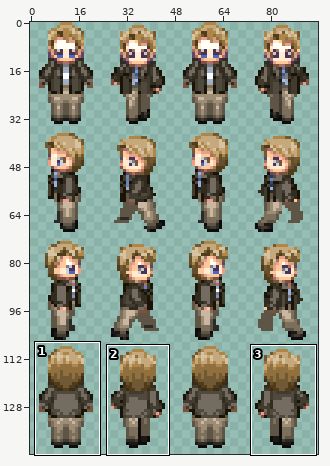
Sprite sheet: android/assets/steverogers.png. Above: a wide view before the commit, with the close-up outlined.
Close-up. Before the edit:
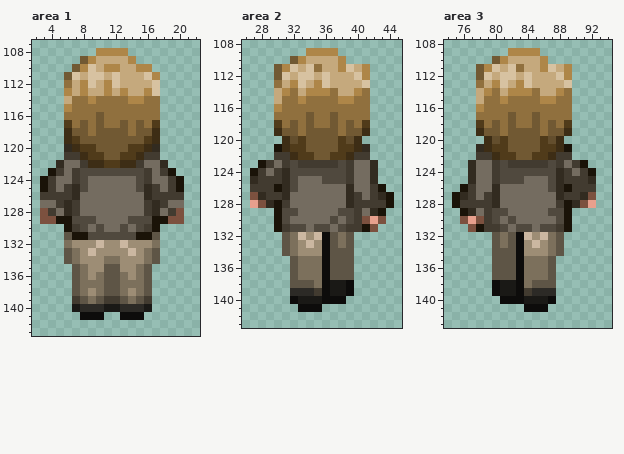
The file is 96x144 pixels. Colours within 5 levels of each other are drawn and written as one. Shown: area 1: x 2..22, y 107..143; area 2: x 26..45, y 108..143; area 3: x 74..94, y 108..143. The commit also changed other parts of the picture, which this record leaves out.
Once edited:
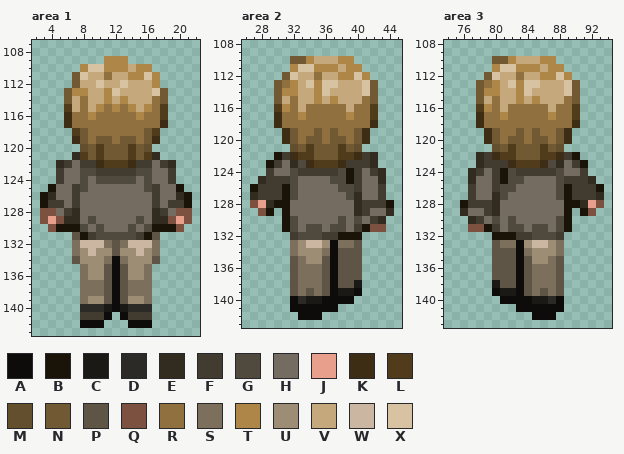
Palette (. is transparent): A #0d0c0b  B #1a1308  C #1a1916  D #2c2a26  E #322b20  F #423b30  G #50493e  H #746c60  J #e8a08d  K #3d2d15  L #503b1a  M #634e2d  N #715933  P #5e5546  Q #7c513f  R #90703e  S #7c705c  T #ae8648  U #9d8d75  V #c5a97d  W #cbb7a1  X #d7c2a1
From old to new:
--- area 1
@@ x 2..22 @@
 107 .....................
-108 ........TTTT.........
-109 ......NTVVVVT........
-110 .....NTXVTTVVTT......
-111 ....NXVXXVXVVVXT.....
-112 ....RVTXVTXVVVVX.....
-113 ....TVTVVTVTVVTX.....
-114 ....VRRTRRRRTTRR.....
-115 ....TRRRRRRRRRRR.....
-116 ....RRRRNRRRRRRR.....
-117 ....LRNRNRRNRNRL.....
-118 ....KNNRNNNNRNNK.....
-119 ....KLNNNNNNNNLK.....
-120 ....EKLLNNNNLLKE.....
-121 ....FFKLLNNLLKFF.....
-122 ...EHHFKKLLKKFHHE....
-123 ..BFHFGGGGGGGGFHFB...
-124 .BFHHFGHHHHHHGFHHFB..
-125 .BFHFEGHHHHHHGEFHFB..
-126 .FFFFEHHHHHHHHEFFFF..
-127 .HHFEFHHHHHHHHFEFHH..
-128 .QFHEFHHHHHHHHFEHFQ..
-129 .QQBBGGGHHHHGGGBBQQ..
-130 ....BFGHGHHGHGFB.....
-131 ....PBBGGGGGGBBP.....
-132 ....SUUUWUUWUUUS.....
-133 ....PSUWUUUUWUSP.....
-134 ....PSUUUSSUUUSP.....
-135 .....PSUUPPUUSP......
-136 .....PSUSPPSUSP......
-137 .....PSSSPPSSSP......
-138 .....PSUSPPSUSP......
-139 .....FPSPFFPSPF......
-140 .....CDDDCCDDDC......
-141 ......AAA..AAA.......
-142 .....................
+108 .....................
+109 .........TTT.........
+110 ......TXXTTTVTT......
+111 .....NXVVRVVTTXT.....
+112 .....NVVXVVXVVVT.....
+113 ....NTTVVTXVVVVXN....
+114 ....NVRVVTVTVVVRN....
+115 ....LVRVTRTRTVTRL....
+116 ....KRRTRRRRRTRRL....
+117 ....KRRRRRRRRRRRK....
+118 .....LNRRRRRRRNL.....
+119 .....KNRNNRNNRNK.....
+120 ......MNLNNNLNM......
+121 .....ELNLNNNLNLE.....
+122 ...EFHFFKLLLKFFHFE...
+123 ...FHHGGFFFFFGGHHF...
+124 ...FHHGHGGGGGHGHHF...
+125 ..BHHFGHHHHHHHGFHHB..
+126 .BEHHFHHHHHHHHHFHHEB.
+127 .BFFHFHHHHHHHHHFHFFB.
+128 .QQHFEHHHHHHHHHEFHQQ.
+129 .QJQEEHGHHHHHGHEEQJQ.
+130 ..QBBBGHGHHHGHGBBBQ..
+131 .....PBFGGGGGFBP.....
+132 .....SWWWSPSWWWS.....
+133 .....SUWUUPUUWUS.....
+134 .....PUUUSASUUUP.....
+135 ......SUUPAPUUS......
+136 ......SUUPAPUUS......
+137 ......SSSPAPSSS......
+138 ......SSSPAPSSS......
+139 ......SUUPAPUUS......
+140 ......DDDCACDDD......
+141 ......FFFA.AFFF......
+142 ......AAA...AAA......
 143 .....................
--- area 2
@@ x 26..45 @@
 108 ....................
-109 ........TTTT........
-110 ......NTVVVVT.......
-111 ....NTXVXRVVTXVT....
-112 ....NXVXXVXVVVXT....
-113 ....RVTXVTXVVVVX....
-114 ....VTRVTTTRVVTR....
-115 ....VRRTRRRRTTRR....
-116 ....TRRRRRRRRRRR....
-117 ....RRRRNRRNRRRR....
-118 ....LRNRNRRNRNRL....
-119 ....KNNRNNNNRNNK....
-120 .....KMLNNNNLMK.....
-121 ....BKLLNNNNLLKE....
-122 ....FFKLLNNLLKFF....
-123 ..BFHFGFFFFFGFHHE...
-124 .BFHFEGGGGGGGFHHE...
-125 .EFFFEGHHHGGGFHHE...
-126 .FFFBEGHHHHHHEHHFB..
-127 .QEFFEHHHHHHHEFHFEB.
-128 .JQEBFHHHHHHHEFFFFB.
-129 ....BGGHHHHHGGFHEB..
-130 ....BGHHHHHGHGFQJQ..
-131 ....BFGGHGGHGFFBQ...
-132 .....PSWUWAPSP......
-133 .....PSUWUAPSP......
-134 .....PSUUUAPPP......
-135 ......PSSSAPPP......
-136 ......PSSSAPPP......
-137 ......PSSSAPPP......
-138 ......PPPSACCA......
-139 ......DDDFACCA......
-140 ......ACCCAAA.......
-141 .......AAA..........
-142 ....................
+109 ....................
+110 ......NNTVVVTT......
+111 ......TXXTTTVTT.....
+112 .....NXVVRVVTTXT....
+113 ....NRTVXTXXVVVXN...
+114 ....NTTVVTXVVVVXN...
+115 ....NVRVVTVTVVVRN...
+116 ....LTRVRRRRRVRRL...
+117 ....KRRTRRRRRTRRL...
+118 ....KRRRRRRRRRRRK...
+119 .....KNRRNRNRRNK....
+120 .....KNRNNRNNRNK....
+121 ......MNLNNNLNM.....
+122 ....BFKLLNNNLLKFE...
+123 ...BFHEGKLLLKFFFE...
+124 ...FHHGFFFFFGBFHFE..
+125 ..EFFFGHHHHGGBFHHE..
+126 .BFFFBGHHHHHGGFHHF..
+127 .EFFFBGHHHHHHGEHHF..
+128 .QJEBBHHHHHHHHEFFFB.
+129 ..QB.BHHHHHHHHEFHHE.
+130 .....BGHHHHHGHGHFE..
+131 .....BGHGGHGGHFBQQ..
+132 ......FGGGFFBBB.....
+133 ......SUWWUASSP.....
+134 ......SUUUSAPPP.....
+135 ......PSUUPAPPP.....
+136 ......PSSSPAPPP.....
+137 ......PSSSPAPPP.....
+138 ......PSSSPAPPC.....
+139 ......PSPSPACCA.....
+140 ......ADCCAAAA......
+141 ......AAAAAA........
+142 .......AAA..........
 143 ....................
--- area 3
@@ x 74..94 @@
 108 .....................
-109 ........TTTT.........
-110 ......NTVVVVT........
-111 ....NTXVXRVVTXVT.....
-112 ....NXVXXVXVVVXT.....
-113 ....RVTXVTXVVVVX.....
-114 ....VTRVTTTRVVTR.....
-115 ....VRRTRRRRTTRR.....
-116 ....TRRRRRRRRRRR.....
-117 ....RRRRNRRNRRRR.....
-118 ....LRNRNRRNRNRL.....
-119 ....KNNRNNNNRNNK.....
-120 .....KMLNNNNLMK......
-121 ....EKLLNNNNLLKB.....
-122 ....FFKLLNNLLKFF.....
-123 ...EHHFGFFFFFGFHFB...
-124 ...EHHFGGGGGGGEFHFB..
-125 ...EHHFGGGHHHGEFFFE..
-126 ..BFHHEHHHHHHGEBFFF..
-127 .BEFHFEHHHHHHHEFFEQ..
-128 .BFFFFEHHHHHHHFBEQJ..
-129 ..BEHFGGHHHHHGGB.....
-130 ..QJQFGHGHHHHHGB.....
-131 ...QBFFGHGGHGGFB.....
-132 ......PSPAWUWSP......
-133 ......PSPAUWUSP......
-134 ......PPPAUUUSP......
-135 ......PPPASSSP.......
-136 ......PPPASSSP.......
-137 ......PPPASSSP.......
-138 ......ACCASPPP.......
-139 ......ACCAFDDD.......
-140 .......AAACCCA.......
-141 ..........AAA........
-142 .....................
+109 .....................
+110 ......NNTVVVTT.......
+111 ......TXXTTTVTT......
+112 .....NXVVRVVTTXT.....
+113 ....NRTVXTXXVVVXN....
+114 ....NTTVVTXVVVVXN....
+115 ....NVRVVTVTVVVRN....
+116 ....LTRVRRRRRVRRL....
+117 ....KRRTRRRRRTRRL....
+118 ....KRRRRRRRRRRRK....
+119 .....KNRRNRNRRNK.....
+120 .....KNRNNRNNRNK.....
+121 ......MNLNNNLNM......
+122 ....EFKLLNNNLLKFB....
+123 ....EFFFKLLLKGEHFB...
+124 ...EFHFBGFFFFFGHHF...
+125 ...EHHFBGGHHHHGFFFE..
+126 ...FHHFGGHHHHHGBFFFB.
+127 ...FHHEGHHHHHHGBFFFE.
+128 ..BFFFEHHHHHHHHBBEJQ.
+129 ..EHHFEHHHHHHHHB.BQ..
+130 ...EFHGHGHHHHHGB.....
+131 ...QQBFHGGHGGHGB.....
+132 ......BBBFFGGGF......
+133 ......PSSAUWWUS......
+134 ......PPPASUUUS......
+135 ......PPPAPUUSP......
+136 ......PPPAPSSSP......
+137 ......PPPAPSSSP......
+138 ......CPPAPSSSP......
+139 ......ACCAPSPSP......
+140 .......AAAACCDA......
+141 .........AAAAAA......
+142 ...........AAA.......
 143 .....................
Where, in picture pixels (left, top, right, bottom), the same in both close-ups:
changed: (40, 48, 192, 328)
changed: (250, 48, 394, 320)
changed: (452, 48, 604, 320)
